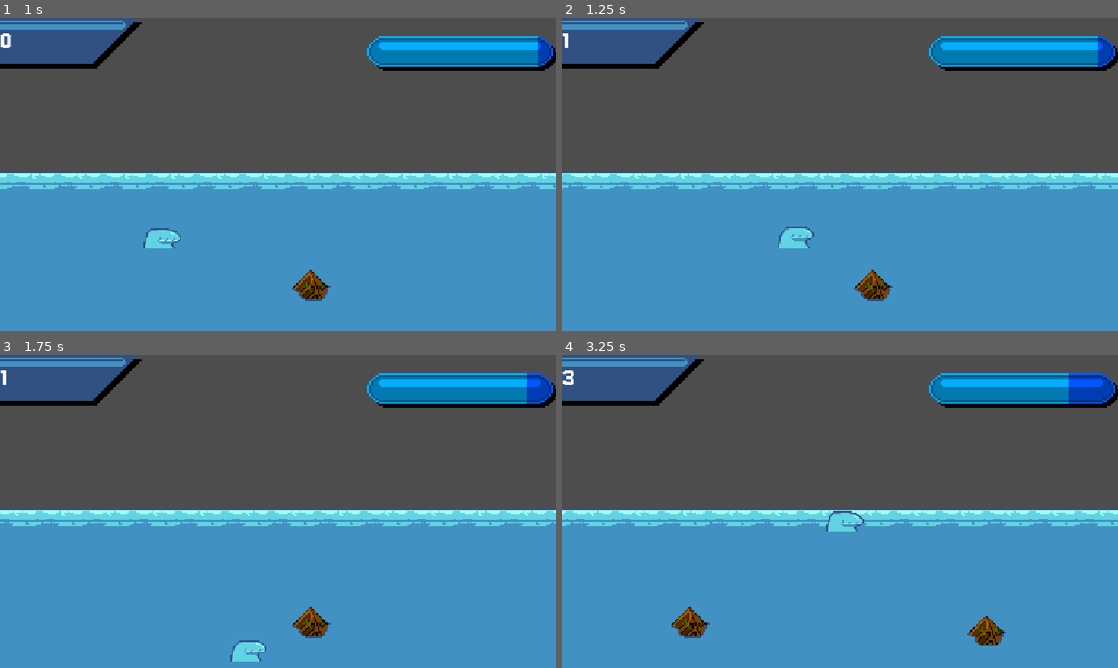
Above: before the commit, frames 1-4 (two rows, left to right).
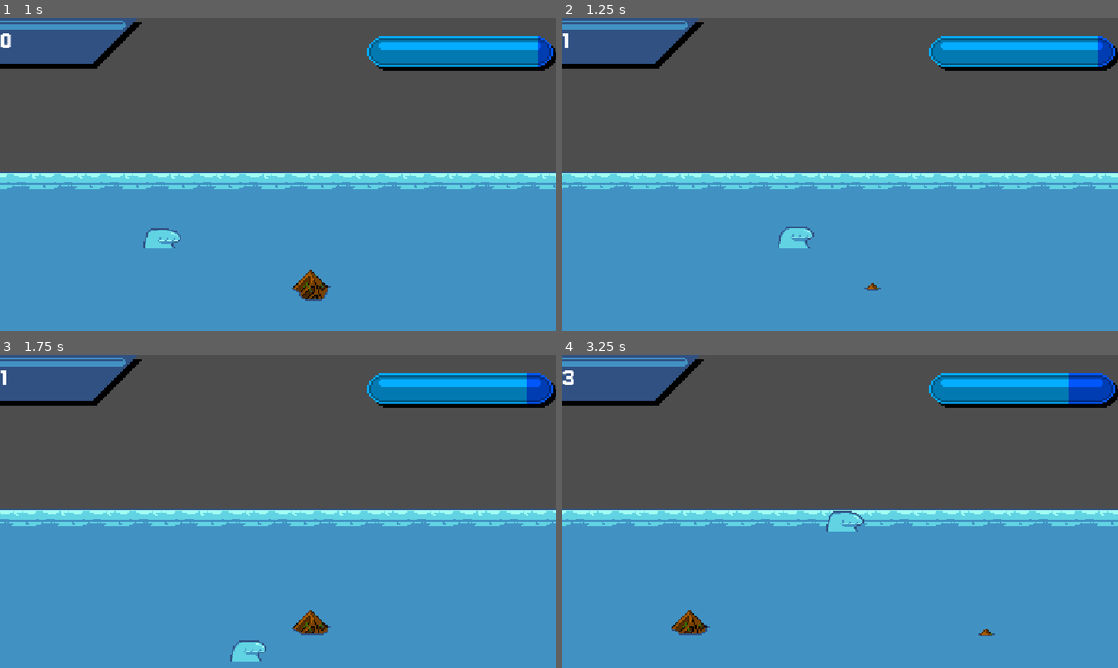
Above: after the commit, the same moments.

Repository: jaytheoff/-wave-eater
Game: Godot game, scene res://Game.tscn
Two runs of this game, one before a commit and one after it. Both use one fixed random seed, a clock stepped at 60 frames per second and the inputs below. The project has no main scene, so this scene is started directly.
Inputs:
- Up to frame 1 (1 s): hold Right (ui_right) from 0.53 s (still down)
- Up to frame 2 (1.25 s): keep holding Right (ui_right)
- Up to frame 3 (1.75 s): release Right (ui_right) at 1.28 s; hold Down (ui_down) from 1.28 s (still down)
- Up to frame 4 (3.25 s): release Down (ui_down) at 2.03 s; hold Right (ui_right) 2.03-2.78 s; hold Up (ui_up) from 2.78 s (still down)

Frame 1 is identical in both runs. In frame 2, 0.4% of the frame differs, in the area x 52-60%, y 80-91%; in frame 3, 0.3%; in frame 4, 0.7%, in the area x 19-80%, y 80-93%.

Commit message:
addding animations
adding animation to buildings

Diff:
--- a/Building.tscn
+++ b/Building.tscn
@@ -1,6 +1,7 @@
-[gd_scene load_steps=16 format=3 uid="uid://cngoomkx2u7pn"]
+[gd_scene load_steps=17 format=3 uid="uid://cngoomkx2u7pn"]
 
 [ext_resource type="Texture2D" uid="uid://bonfl4o1sqh1r" path="res://Images/Sunken Building-Sheet.png" id="1_e37n3"]
+[ext_resource type="Script" uid="uid://bdwwwokarb1e5" path="res://Scripts/building.gd" id="1_v8dyh"]
 
 [sub_resource type="AtlasTexture" id="AtlasTexture_v8dyh"]
 atlas = ExtResource("1_e37n3")
@@ -112,6 +113,7 @@
 radius = 11.045361
 
 [node name="Building" type="Area2D"]
+script = ExtResource("1_v8dyh")
 
 [node name="AnimatedSprite2D" type="AnimatedSprite2D" parent="."]
 sprite_frames = SubResource("SpriteFrames_jbmfp")
--- /dev/null
+++ b/Scripts/building.gd
@@ -0,0 +1,13 @@
+extends Area2D
+
+
+# Called when the node enters the scene tree for the first time.
+func _ready() -> void:
+	$AnimatedSprite2D.play("Rise")
+	await get_tree().create_timer(1).timeout
+	$AnimatedSprite2D.play("Sink")
+
+
+# Called every frame. 'delta' is the elapsed time since the previous frame.
+func _process(delta: float) -> void:
+	pass
Not shown, added: Scripts/building.gd.uid
